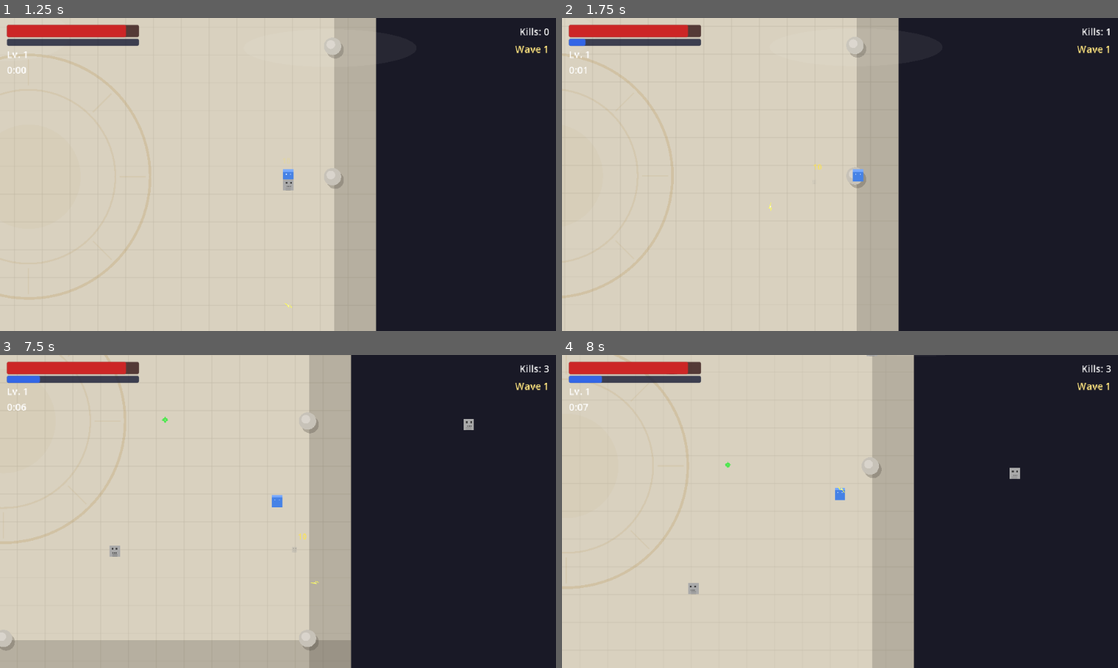
Above: before the commit, frames 1-4 (two rows, left to right).
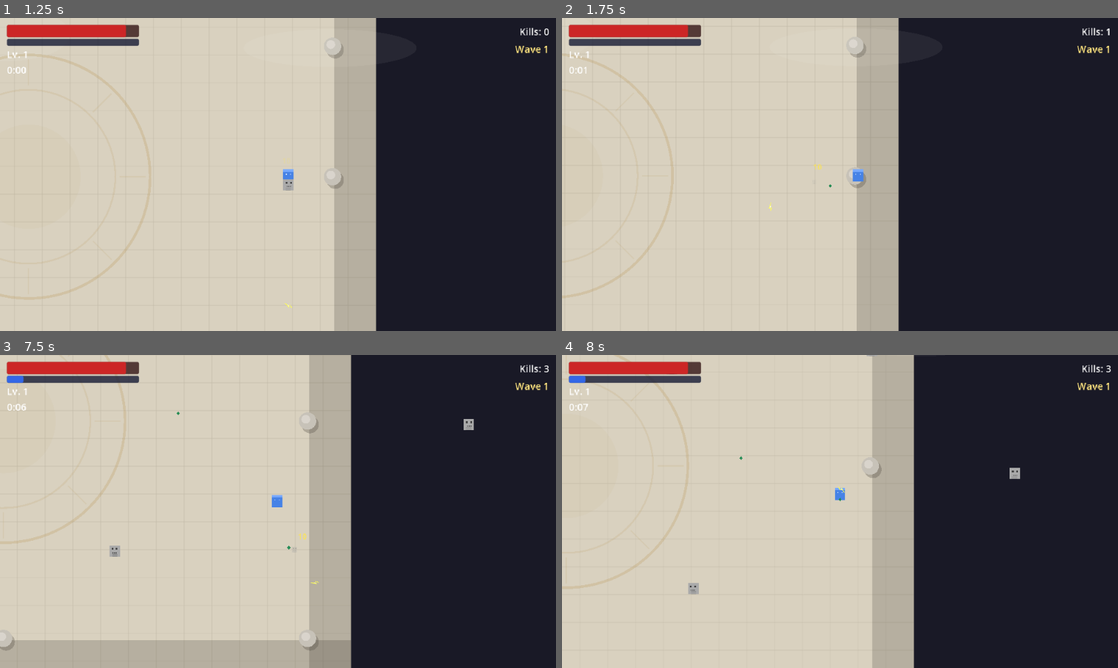
Above: after the commit, the same moments.

Repository: LshMakh/RealmWarfare
Game: Godot game, scene res://scenes/main_menu/main_menu.tscn
Two runs of this game, one before a commit and one after it. Both use one fixed random seed, a clock stepped at 60 frames per second and the inputs below.
Inputs (mouse positions are in pixels of both pictures, inside the frame that each line leads up to):
- Up to frame 1 (1.25 s): click "PLAY" at 0.5 s
- Up to frame 2 (1.75 s): move the mouse to (962, 158) at 1.27 s; hold D (move_right) from 1.28 s (still down); click (962, 158) at 1.42 s
- Up to frame 3 (7.5 s): release D (move_right) at 2 s; drag from (166, 527) to (300, 511) at 2.02 s; move the mouse to (333, 442) at 2.77 s; hold D (move_right) 2.78-3.5 s; tap Enter at 3.5 s; drag from (250, 574) to (111, 464) at 3.52 s; move the mouse to (444, 558) at 4.27 s; hold A (move_left) 4.28-5 s; drag from (111, 464) to (544, 498) at 5.02 s; move the mouse to (305, 511) at 5.77 s; hold S (move_down) 5.78-6.5 s; click (305, 511) at 5.92 s; drag from (194, 433) to (61, 596) at 6.52 s; move the mouse to (400, 495) at 7.27 s; hold W (move_up) from 7.28 s (still down)
- Up to frame 4 (8 s): keep holding W (move_up)

Frame 1 is identical in both runs. In frame 2, less than 0.1% of the frame differs, in the area x 1-49%, y 6-55%; in frame 3, less than 0.1%, in the area x 4-53%, y 6-63%; in frame 4, less than 0.1%.

Commit message:
feat: tiered XP gems with burst-settle-magnetize lifecycle

Diff:
--- a/scripts/entities/pickups/xp_gem.gd
+++ b/scripts/entities/pickups/xp_gem.gd
@@ -1,9 +1,29 @@
 extends Area2D
+
+enum GemState { BURST, IDLE, MAGNETIZED }
+
+# Tier thresholds: [min_xp, scale, Color]
+const TIER_DATA: Array[Dictionary] = [
+	{ "min_xp": 1, "scale": 0.6, "color": Color(0.4, 0.6, 1.0) },
+	{ "min_xp": 3, "scale": 1.0, "color": Color(0.3, 0.9, 0.3) },
+	{ "min_xp": 8, "scale": 1.4, "color": Color(1.0, 0.85, 0.0) },
+	{ "min_xp": 25, "scale": 1.8, "color": Color(1.0, 0.95, 0.5) },
+]
+
+const BURST_DURATION: float = 0.3
+const MAGNET_RANGE: float = 80.0
+const MAGNET_ACCEL: float = 400.0
+const BURST_SPEED_MIN: float = 50.0
+const BURST_SPEED_MAX: float = 150.0
 
 var pool: ObjectPool
 var value: int = 1
+
+var _state: int = GemState.BURST
 var _magnet_target: Node2D = null
-var _magnet_speed: float = 200.0
+var _magnet_speed: float = 0.0
+var _burst_velocity: Vector2 = Vector2.ZERO
+var _burst_timer: float = 0.0
 
 
 func _ready() -> void:
@@ -16,31 +36,84 @@
 
 func reset() -> void:
 	value = 1
+	_state = GemState.BURST
 	_magnet_target = null
+	_magnet_speed = 0.0
+	_burst_velocity = Vector2.ZERO
+	_burst_timer = 0.0
 	global_position = Vector2.ZERO
+	scale = Vector2.ONE
+	modulate = Color.WHITE
+	monitoring = true
 
 
 func activate(pos: Vector2, xp_value: int, player: Node2D) -> void:
 	global_position = pos
 	value = xp_value
 	_magnet_target = player
+	monitoring = true
+
+	# Determine tier from xp_value (highest matching tier wins)
+	var tier_idx: int = 0
+	for i: int in range(TIER_DATA.size()):
+		if xp_value >= TIER_DATA[i]["min_xp"]:
+			tier_idx = i
+
+	var tier: Dictionary = TIER_DATA[tier_idx]
+	var s: float = tier["scale"]
+	scale = Vector2(s, s)
+	modulate = tier["color"]
+
+	# Start BURST state with random outward velocity
+	var angle: float = randf() * TAU
+	var speed: float = randf_range(BURST_SPEED_MIN, BURST_SPEED_MAX)
+	_burst_velocity = Vector2.from_angle(angle) * speed
+	_burst_timer = 0.0
+	_magnet_speed = 0.0
+	_state = GemState.BURST
 
 
 func _physics_process(delta: float) -> void:
+	match _state:
+		GemState.BURST:
+			_process_burst(delta)
+		GemState.IDLE:
+			_process_idle()
+		GemState.MAGNETIZED:
+			_process_magnetized(delta)
+
+
+func _process_burst(delta: float) -> void:
+	_burst_timer += delta
+	global_position += _burst_velocity * delta
+	_burst_velocity = _burst_velocity.lerp(Vector2.ZERO, 0.1)
+	if _burst_timer >= BURST_DURATION:
+		_state = GemState.IDLE
+
+
+func _process_idle() -> void:
 	if not _magnet_target:
 		return
-	var dist := global_position.distance_to(_magnet_target.global_position)
-	if GameState.magnet_active or dist < 80.0:
-		var direction := global_position.direction_to(_magnet_target.global_position)
-		var pull_speed: float
-		if GameState.magnet_active:
-			pull_speed = 500.0
-		else:
-			pull_speed = _magnet_speed * (1.0 + (80.0 - dist) / 80.0 * 2.0)
-		global_position += direction * pull_speed * delta
+	if not is_instance_valid(_magnet_target):
+		return
+	var dist: float = global_position.distance_to(_magnet_target.global_position)
+	if GameState.magnet_active or dist < MAGNET_RANGE:
+		_magnet_speed = 200.0
+		_state = GemState.MAGNETIZED
+
+
+func _process_magnetized(delta: float) -> void:
+	if not _magnet_target or not is_instance_valid(_magnet_target):
+		_state = GemState.IDLE
+		return
+	_magnet_speed += MAGNET_ACCEL * delta
+	var direction: Vector2 = global_position.direction_to(_magnet_target.global_position)
+	global_position += direction * _magnet_speed * delta
 
 
 func _on_body_entered(body: Node2D) -> void:
+	if _state == GemState.BURST:
+		return
 	if body.is_in_group("player"):
 		GameEvents.xp_collected.emit(value)
 		set_deferred("monitoring", false)
